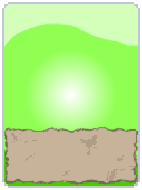
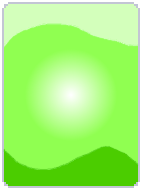
Revision of a layered 142 x 190 image; what changed, layer by layer:
hid "Pasted Layer copy" over box(4, 126, 139, 186)
